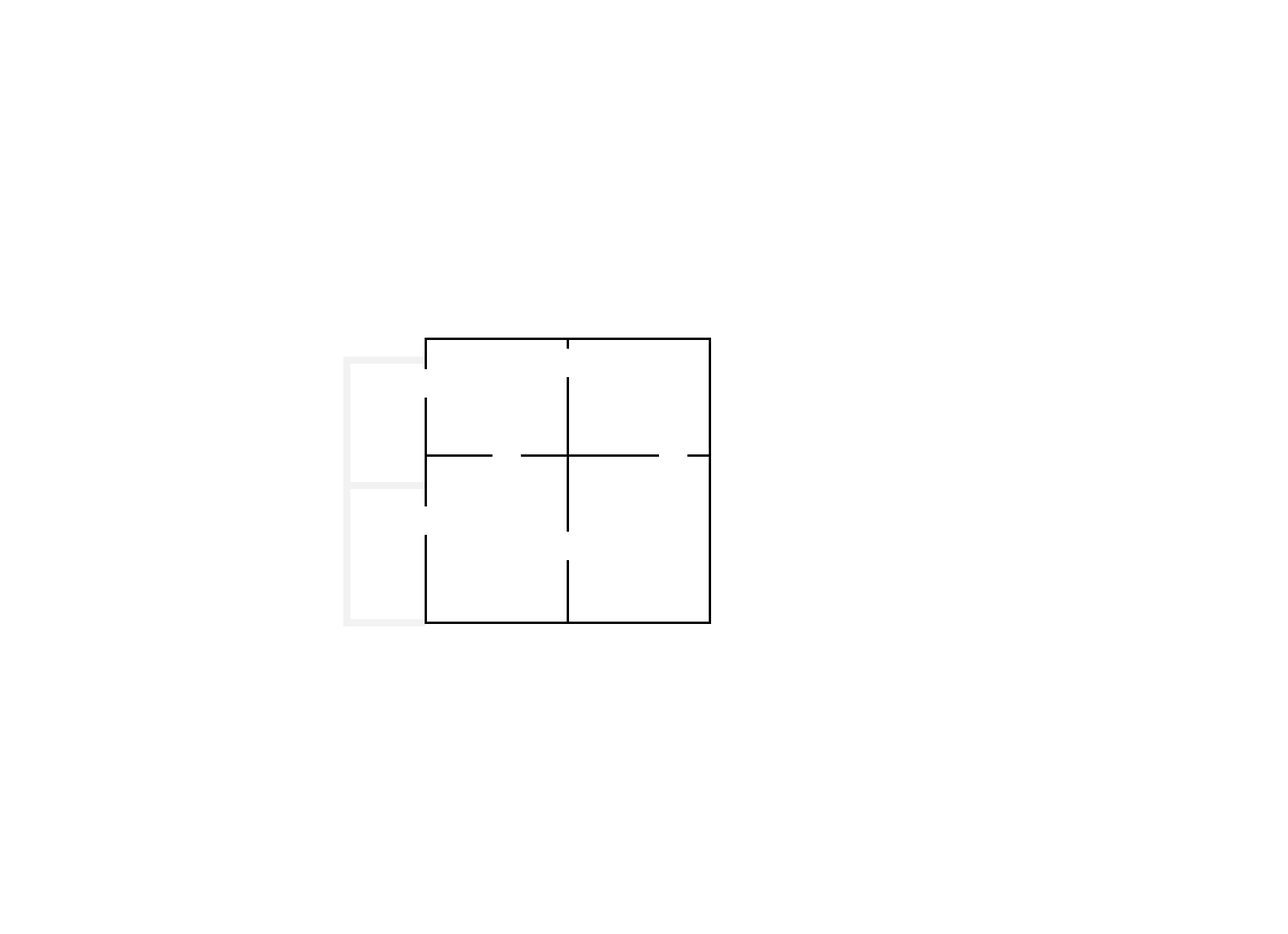
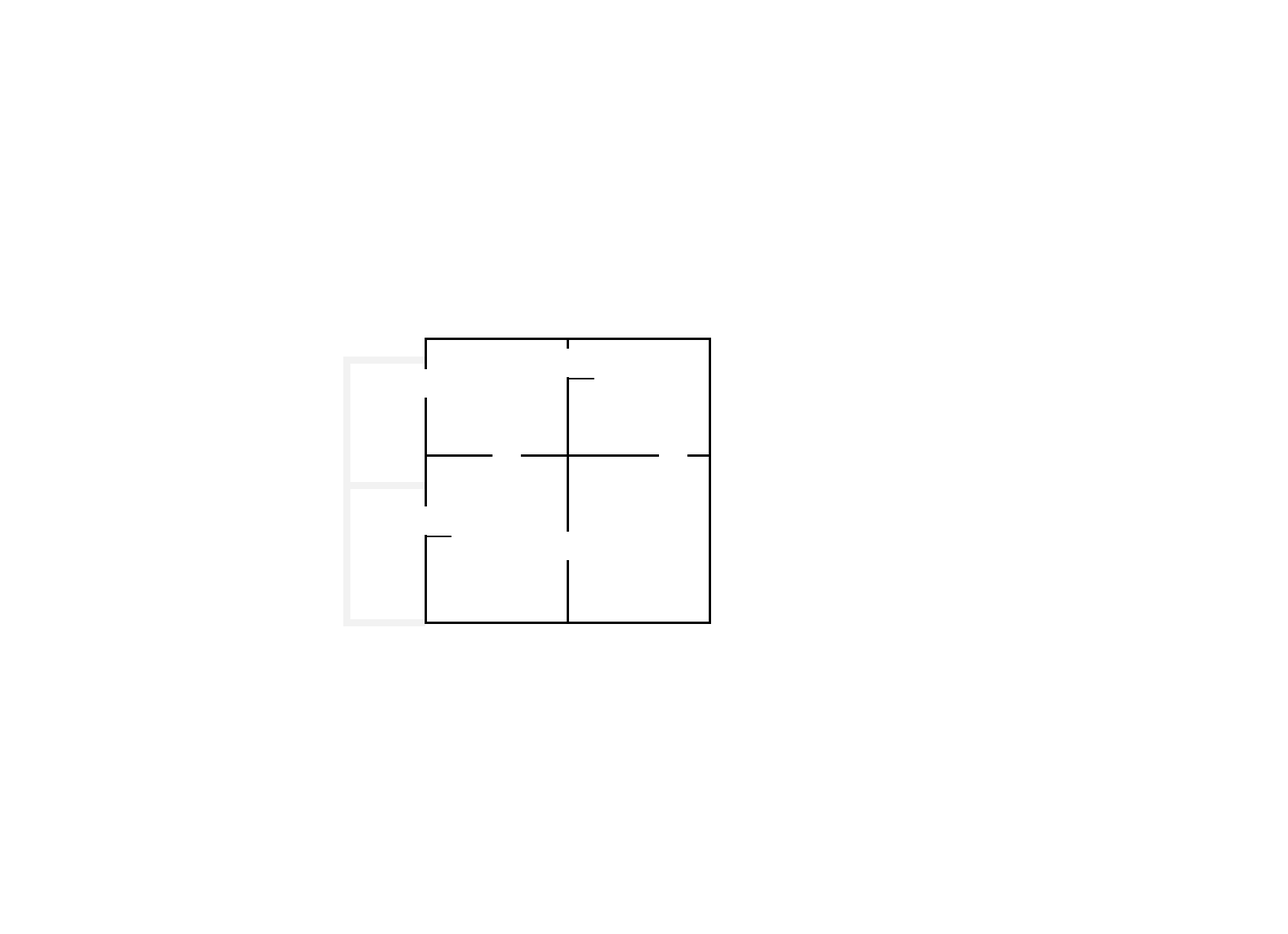
Revision of a layered (1288, 934) image; what changed, layer by layer:
added layer "Door_entry" above "Door" over 426, 535, 452, 538
added layer "Door" above "navigation_walls" over 568, 378, 595, 380
